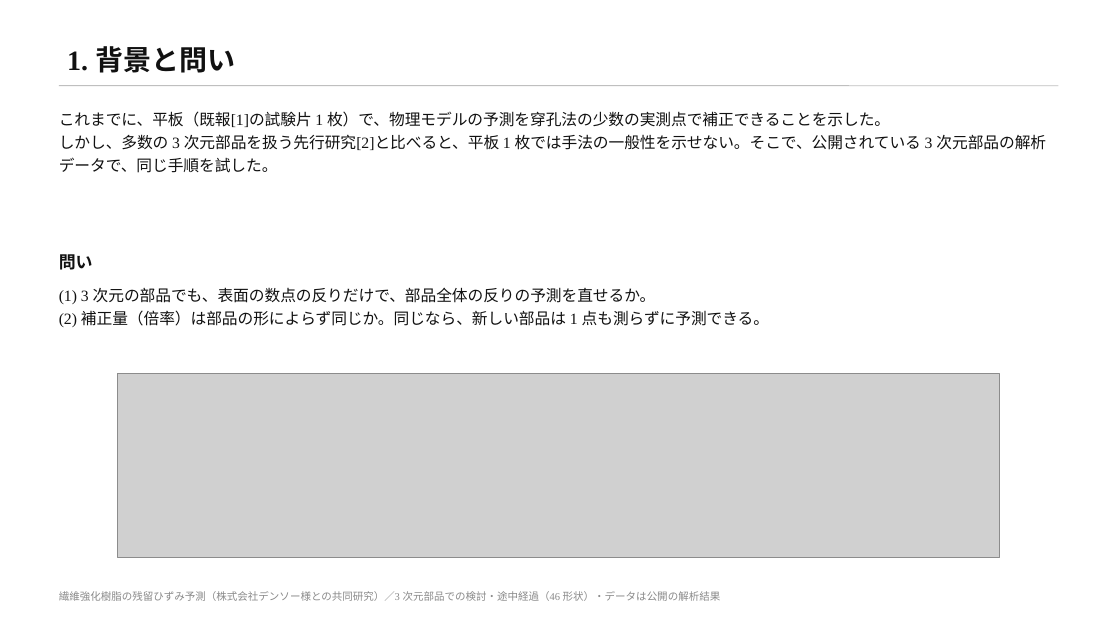
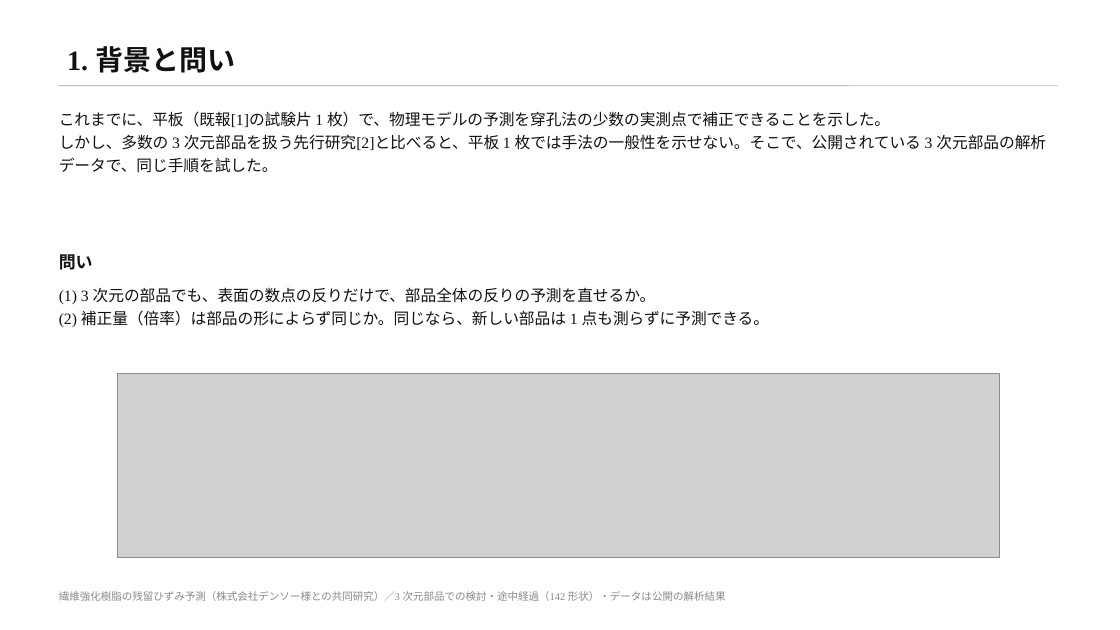
Before and after one commit to keisuke58/wccm2026-cfrp-gnn, a slide deck: slide 2 of slides/denso_rescue3d.pptx. Drawn at 1120x630 pixels with LibreOffice and Linux fonts; fonts in the diff are those of the drawing; grey boxes stand for pictures. Boxes give left, top, right and bottom in pixels: in the first picture for what was removed or moved away, otherwise in the second. Text is boxed around its words. In the diff, an @@ line names an element or a change of style, - is before the commit and + after.

```diff
--- a/slides/denso_rescue3d.pptx
+++ b/slides/denso_rescue3d.pptx
@@ text at <box>59,591,726,601</box>: text changed @@
-繊維強化樹脂の残留ひずみ予測（株式会社デンソー様との共同研究）／3 次元部品での検討・途中経過（46 形状）・データは公開の解析結果
+繊維強化樹脂の残留ひずみ予測（株式会社デンソー様との共同研究）／3 次元部品での検討・途中経過（142 形状）・データは公開の解析結果
```
Also in this commit, not shown: 9 other slides changed, 12 other files.
